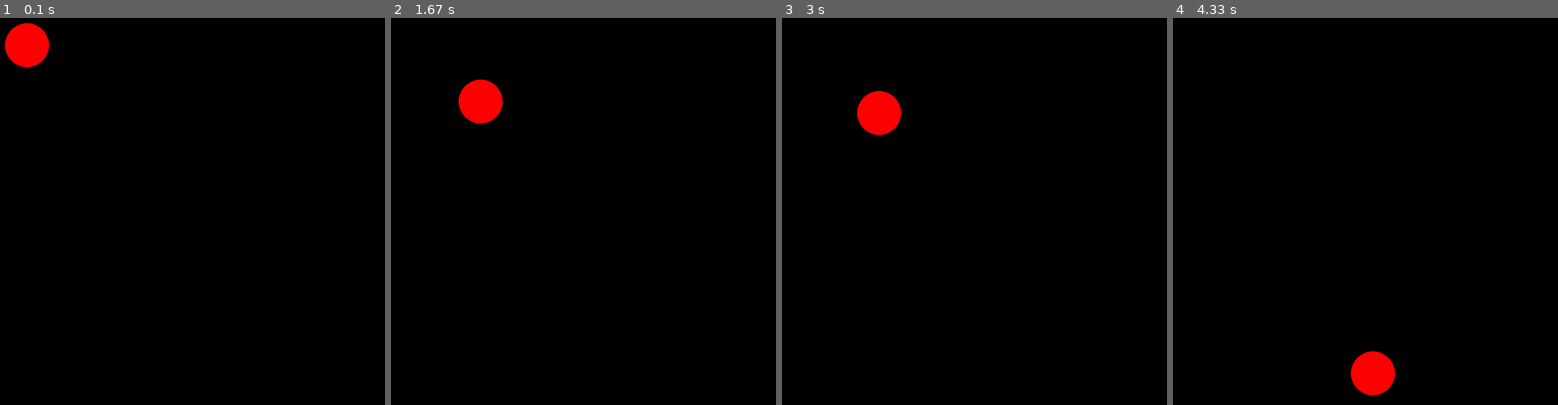
Above: before the commit, frames 1-4 (left to right).
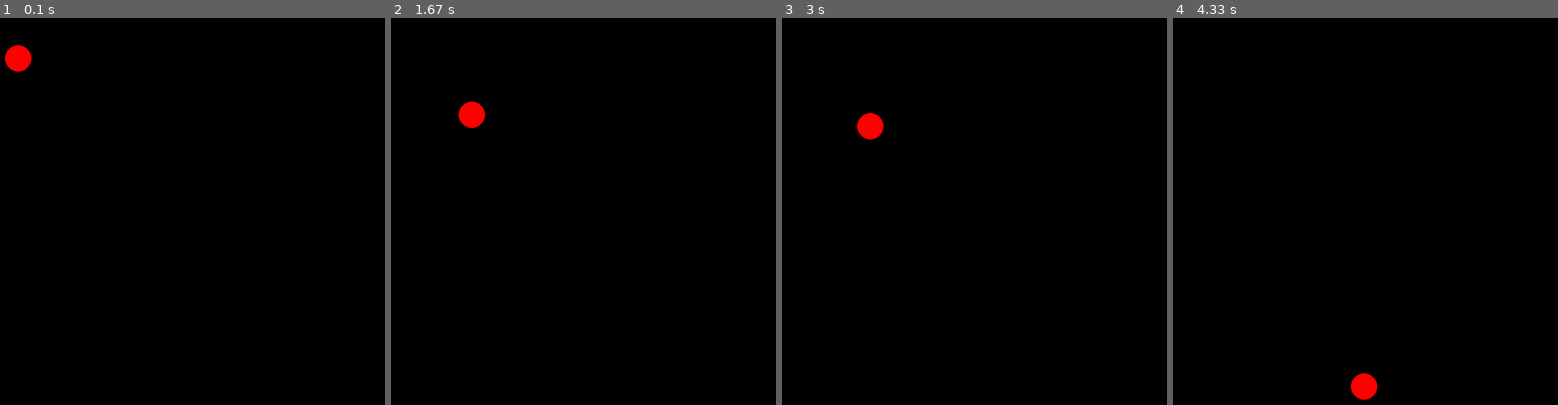
Above: after the commit, the same moments.

Repository: MestreLion/rainballs
Game: pygame game, started from rainballs.py
The game is run twice, just before and just after one commit, with the same random seed, the same clock (stepped at 60 frames per second) and the same inputs. The source is Python 2; it was converted automatically to run under Python 3.
Inputs:
- Up to frame 1 (0.1 s): no input
- Up to frame 2 (1.67 s): tap Space at 0.33, 0.73, 1.03, 1.23 s
- Up to frame 3 (3 s): tap Space at 1.77, 2.32 s
- Up to frame 4 (4.33 s): tap Space at 3.07 s; tap Enter at 3.88 s

The runs differ from the first frame. In frame 1, 0.9% of the frame differs, in the area x 1-13%, y 1-14%; in frame 2, 0.9%; in frame 3, 0.9%, in the area x 19-31%, y 18-32%; in frame 4, 0.9%.

Commit message:
change coordinate system
- (0,0) is bottom left corner or screen
- ball.position is ball center
- positive velocity is up

Diff:
--- a/rainballs.py
+++ b/rainballs.py
@@ -19,8 +19,6 @@
 #    along with this program. See <http://www.gnu.org/licenses/gpl.html>
 #
 # TODO:
-# - Change integration method from Euler to Verlet
-# - Change coordinate system from PC to Euclidian
 # - Create a scale factor to map pixels to abstract meters
 
 import sys
@@ -51,18 +49,20 @@
 
 
 # Physics stuff - Units in pixels/second
-GRAVITY = (0, 2000)                  # A vector, like everything else
+GRAVITY = (0, -2000)                 # A vector, like everything else
 DAMPING = (1, 0.8)                   # Velocity restitution coefficient of collisions on boundaries
 FRICTION = 0.3                       # Kinetic coefficient of friction
 TIMESTEP = 1./(FPS or 60)            # dt of physics simulation
-EPSILON_V = max(GRAVITY)*TIMESTEP/2  # Velocity resolution threshold
+
+EPSILON_V = max(abs(GRAVITY[0]),
+                abs(GRAVITY[1]))*TIMESTEP/2  # Velocity resolution threshold
 #EPSILON_S = 0.1
 #SCALE = 100  # How many pixels is a "meter"
 
 
 # Ball initial values
-radius = 50
-pos = [20, 20]
+radius = 30
+pos = [50, 800]
 vel = [500, 0]
 
 
@@ -97,21 +97,25 @@
         # Derived properties
         self.area = self.radius * math.pi**2
         self.mass = self.area * self.density
-        self.bounds = (screen.get_size()[0] - 2 * self.radius,
-                       screen.get_size()[1] - 2 * self.radius)
+        self.bounds = (screen.get_size()[0] - self.radius,
+                       screen.get_size()[1] - self.radius)
 
         # Pygame sprite requirements
         self.image = pygame.Surface(2*[self.radius*2])
         self.rect = self.image.get_rect()
-        self.rect.x = int(self.position[0])
-        self.rect.y = int(self.position[1])
+        self._update_rect()
         self.image.fill(BG_COLOR)
-        pygame.draw.circle(self.image, color, 2*(self.radius,), self.radius)
+        pygame.draw.circle(self.image, self.color, 2*(self.radius,), self.radius)
 
 
     @property
     def on_ground(self):
-        return self.position[1] == self.bounds[1]
+        return self.position[1] == self.radius
+
+
+    def _update_rect(self):
+        self.rect.center = (int(self.position[0]),
+                            int(screen.get_size()[1] - self.position[1]))
 
 
     def update(self, elapsed):
@@ -144,8 +148,8 @@
             self.position[i] += v * dt + GRAVITY[i] * dt**2 / 2.
 
             # Check lower boundary
-            if self.position[i] < 0:
-                self.position[i] = 0  # This could be refined... perhaps reflected? -self.position[i]
+            if self.position[i] < self.radius:
+                self.position[i] = self.radius  # This could be refined... perhaps reflected? -self.position[i]
                 bounce()
 
             # Check upper boundary
@@ -162,8 +166,7 @@
             if abs(self.velocity[0]) < EPSILON_V:
                 self.velocity[0] = 0
 
-        self.rect.x = int(self.position[0])
-        self.rect.y = int(self.position[1])
+        self._update_rect()
 
 
     def printdata(self, comment):
